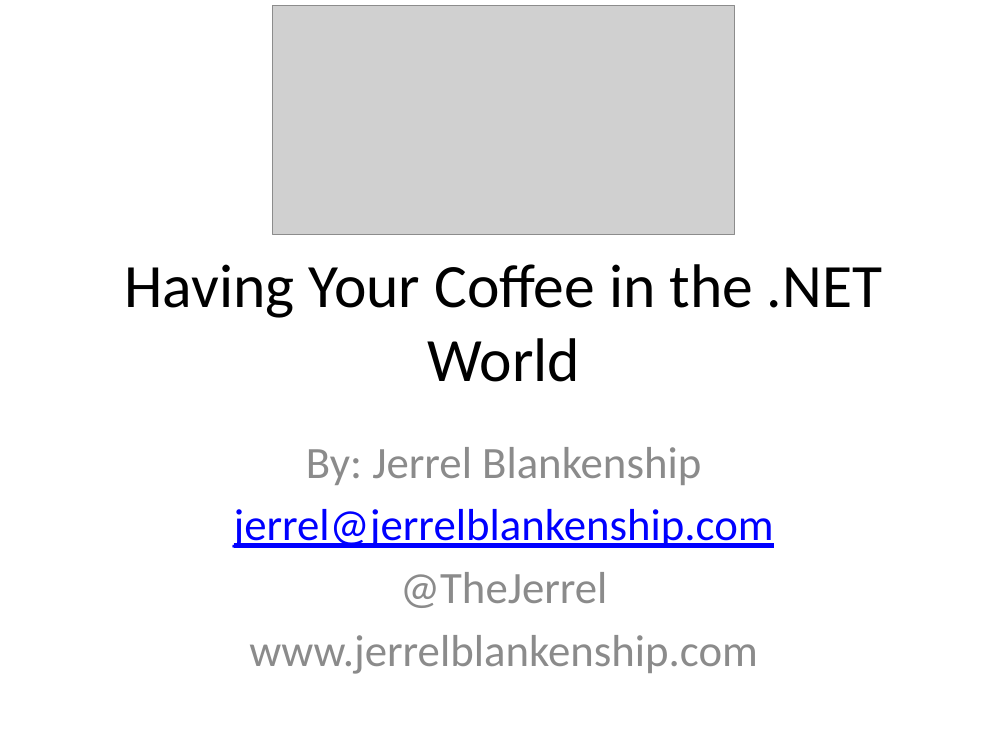
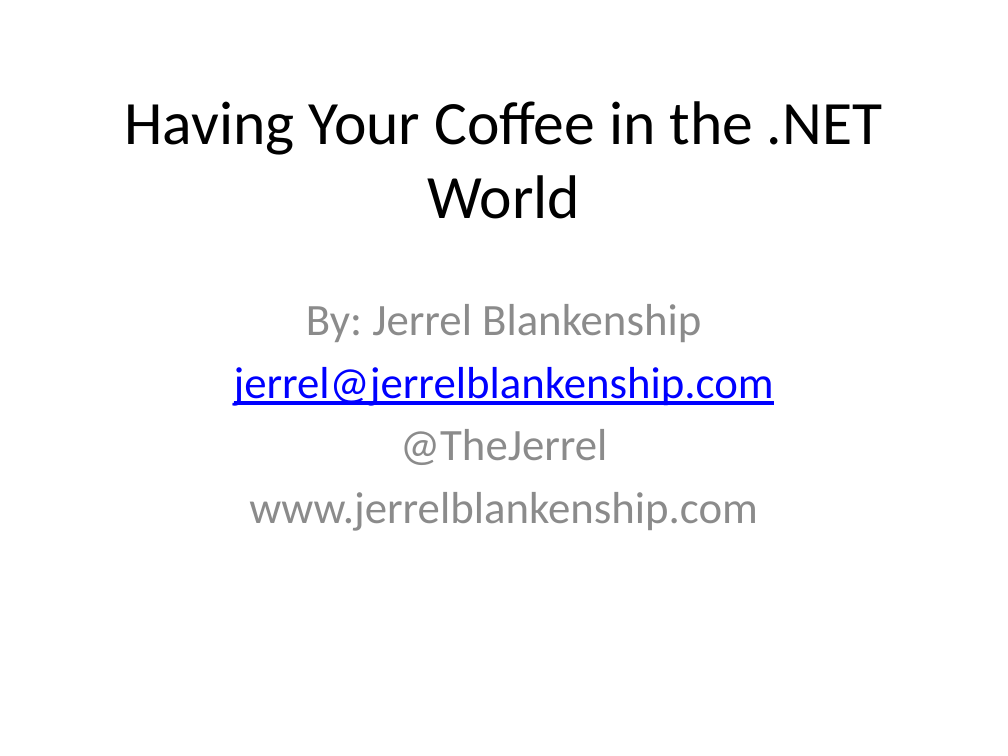
Before and after one commit to jerrelblankenship/Presentations, a slide deck: slide 1 of HavingYourCoffee/CONDG_Lightning2013/Having_Your_Coffee.pptx. Drawn at 1008x756 pixels with LibreOffice and Linux fonts; fonts in the diff are those of the drawing; grey boxes stand for pictures. Boxes give left, top, right and bottom in pixels: in the first picture for what was removed or moved away, otherwise in the second. Text is boxed around its words. In the diff, an @@ line names an element or a change of style, - is before the commit and + after.

```diff
--- a/HavingYourCoffee/CONDG_Lightning2013/Having_Your_Coffee.pptx
+++ b/HavingYourCoffee/CONDG_Lightning2013/Having_Your_Coffee.pptx
@@ picture removed at bbox=[273, 5, 735, 235] @@
@@ title "Having Your Coffee in the ...": place and size @@
-title "Having Your Coffee in the ..." at bbox=[125, 264, 882, 382]
+title "Having Your Coffee in the ..." at bbox=[125, 101, 882, 219]
@@ subtitle "By: Jerrel Blankenship": place and size @@
-subtitle "By: Jerrel Blankenship" at bbox=[234, 447, 774, 674]
+subtitle "By: Jerrel Blankenship" at bbox=[234, 304, 774, 531]
```
Also in this commit, not shown: 1 other slide changed, 1 slide removed.
